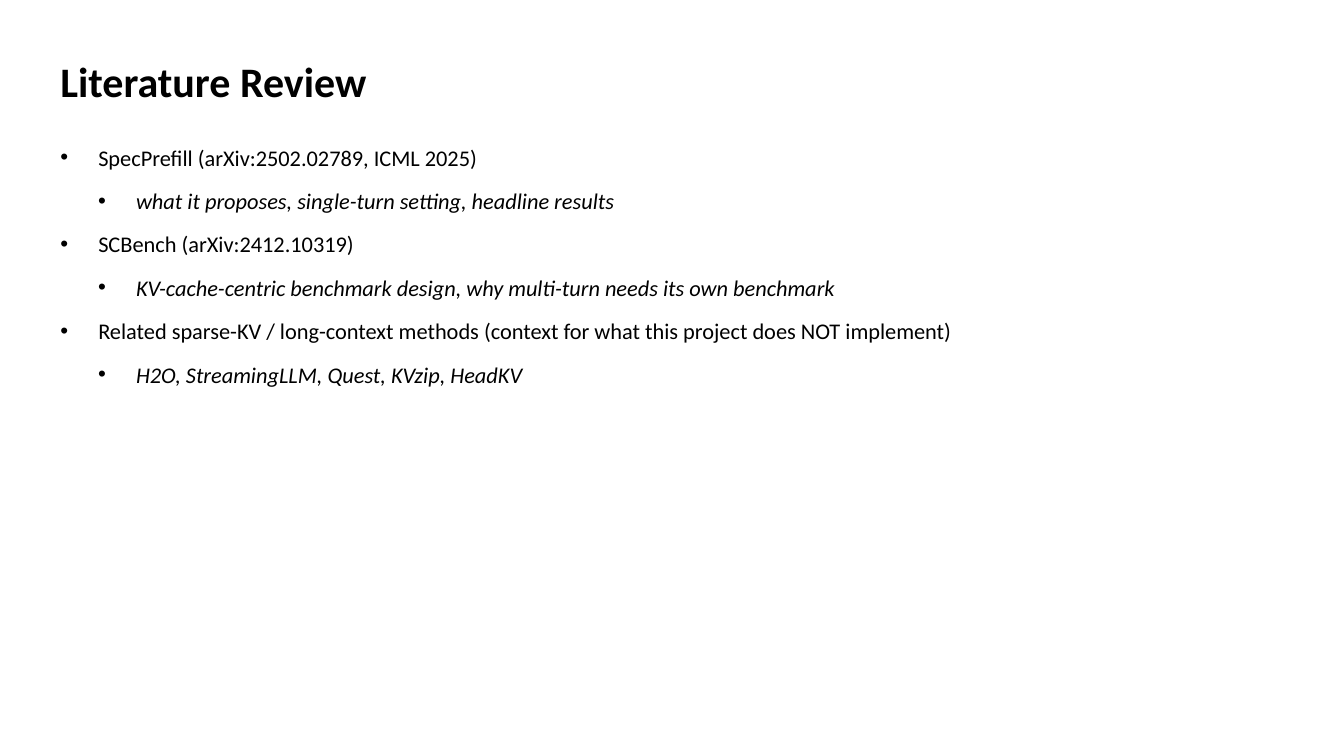
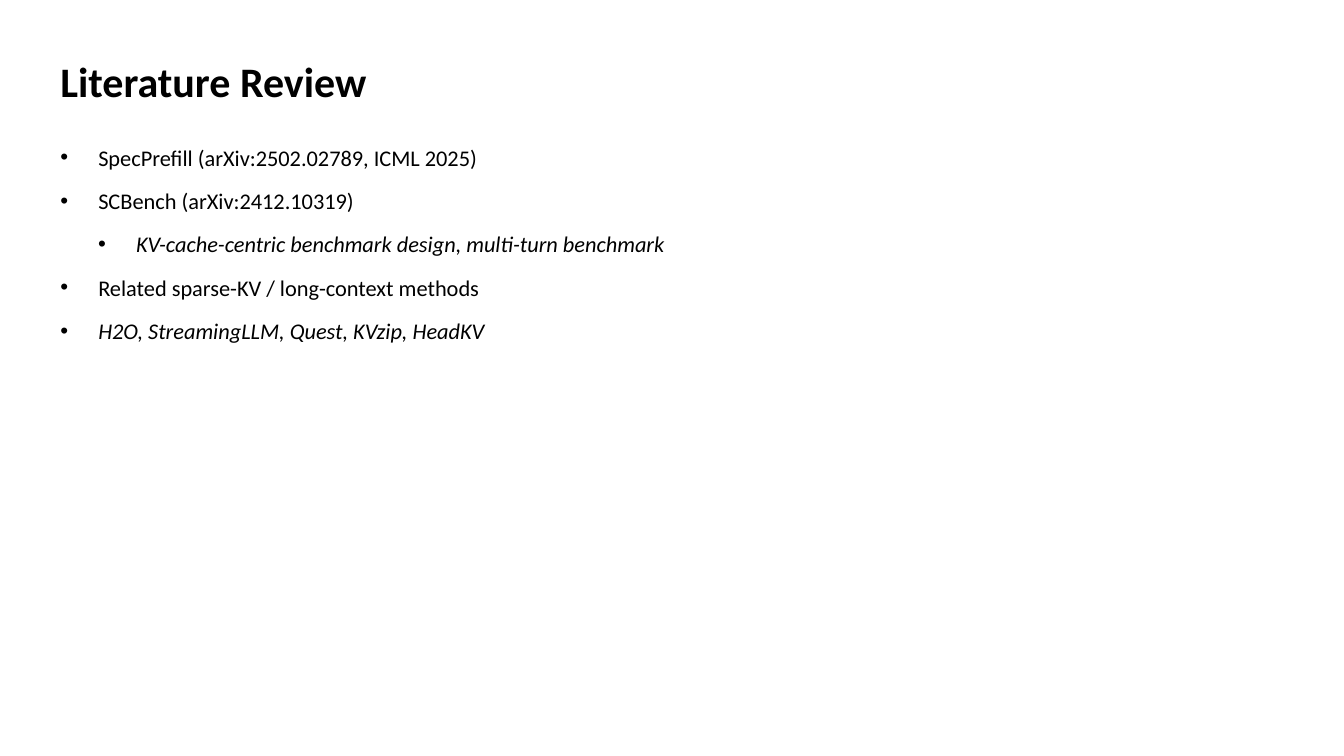
Before and after one commit to MS-Feeds/vllm-msn, a slide deck: slide 4 of benchmarks/spec_prefill_multi_turn/spec_prefill_multi_turn_template.pptx (slide 3 before the commit). Drawn at 1344x756 pixels with LibreOffice and Linux fonts; fonts in the diff are those of the drawing. Boxes give left, top, right and bottom in pixels: in the first picture for what was removed or moved away, otherwise in the second. Text is boxed around its words. In the diff, an @@ line names an element or a change of style, - is before the commit and + after.

```diff
--- a/benchmarks/spec_prefill_multi_turn/spec_prefill_multi_turn_template.pptx
+++ b/benchmarks/spec_prefill_multi_turn/spec_prefill_multi_turn_template.pptx
@@ text at [136, 193, 614, 213]: paragraph removed @@
-  • what it proposes, single-turn setting, headline results
@@ text at [98, 236, 664, 300]: text changed; italic on @@
-  • KV-cache-centric benchmark design, why multi-turn needs its own benchmark
-• Related sparse-KV / long-context methods (context for what this project does NOT implement)
+  • KV-cache-centric benchmark design, multi-turn benchmark
+• Related sparse-KV / long-context methods
@@ text at [98, 323, 485, 343]: list level 2 to 1 in "H2O, StreamingLLM, Quest, KVzip, HeadKV" @@
```
Also in this commit, not shown: 9 other slides changed, 6 slides added, 2 slides removed, 12 other files.
